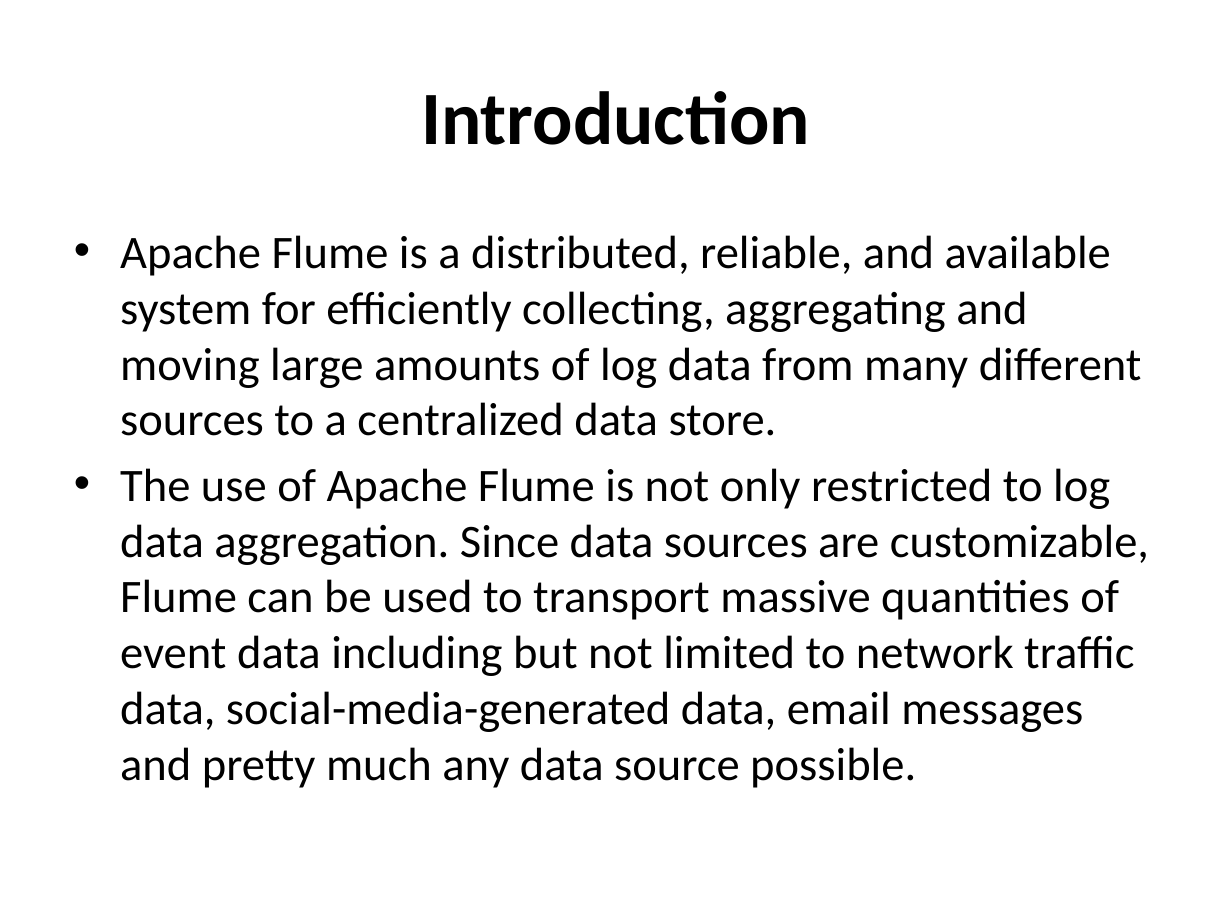
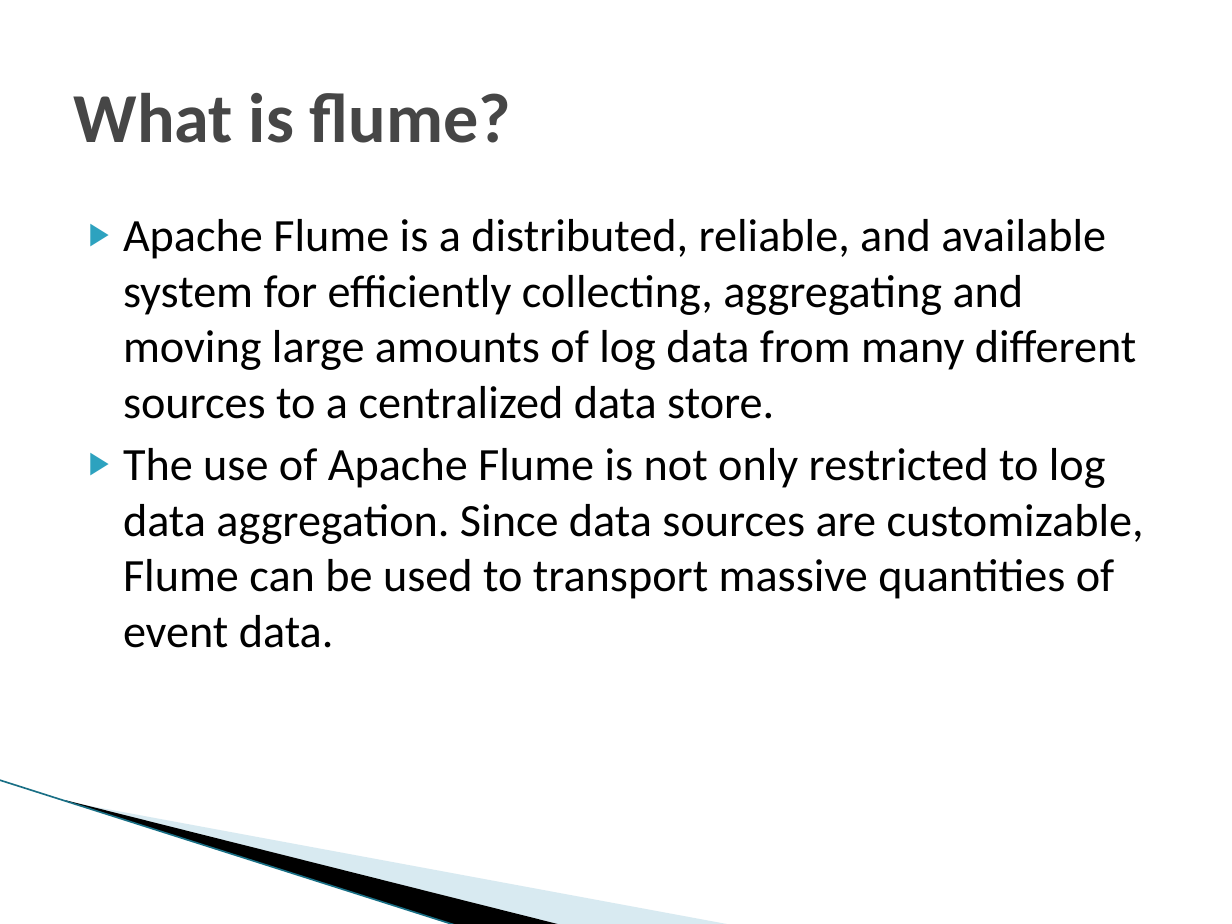
Before and after one commit to vinilkumar/CS5590VC, a slide deck: slide 3 of Midterm files/Apache Flume.pptx. Drawn at 1232x924 pixels with LibreOffice and Linux fonts; fonts in the diff are those of the drawing; background and template pictures are left out. Boxes give left, top, right and bottom in pixels: in the first picture for what was removed or moved away, otherwise in the second. Text is boxed around its words. In the diff, an @@ line names an element or a change of style, - is before the commit and + after.

Commit message:
commit001

```diff
--- a/Midterm files/Apache Flume.pptx
+++ b/Midterm files/Apache Flume.pptx
@@ title at (74, 93, 511, 143): text changed; size 44 to 41 pt; text colour #000000 to #464646 @@
-Introduction
+What is flume?
@@ text "Apache Flume is a distributed, ...": place and size @@
-text "Apache Flume is a distributed, ..." at (120, 235, 1149, 788)
+text "Apache Flume is a distributed, ..." at (123, 219, 1144, 648)
@@ text at (123, 219, 1136, 419): size 27.2 to 27 pt in "Apache Flume is a distributed, reliable, and ..."; bullet • to ▶; less space between paragraphs @@
@@ text at (123, 448, 1144, 648): text changed; size 27.2 to 27 pt @@
-• The use of Apache Flume is not only restricted to log data aggregation. Since data sources are customizable, Flume can be used to transport massive quantities of event data including but not limited to network traffic data, social-media-generated data, email messages and pretty much any data source possible.
+▶ The use of Apache Flume is not only restricted to log data aggregation. Since data sources are customizable, Flume can be used to transport massive quantities of event data.
@@ line added from (0, 780) to (457, 924), #97C5D8 0.95 pt @@
@@ freeform shape added at (65, 800, 563, 924), fill #000000 @@
@@ freeform shape added at (68, 801, 733, 924), fill #A0CBDC at 40% opacity @@
```
Also in this commit, not shown: 10 other slides changed, 3 slides added.
